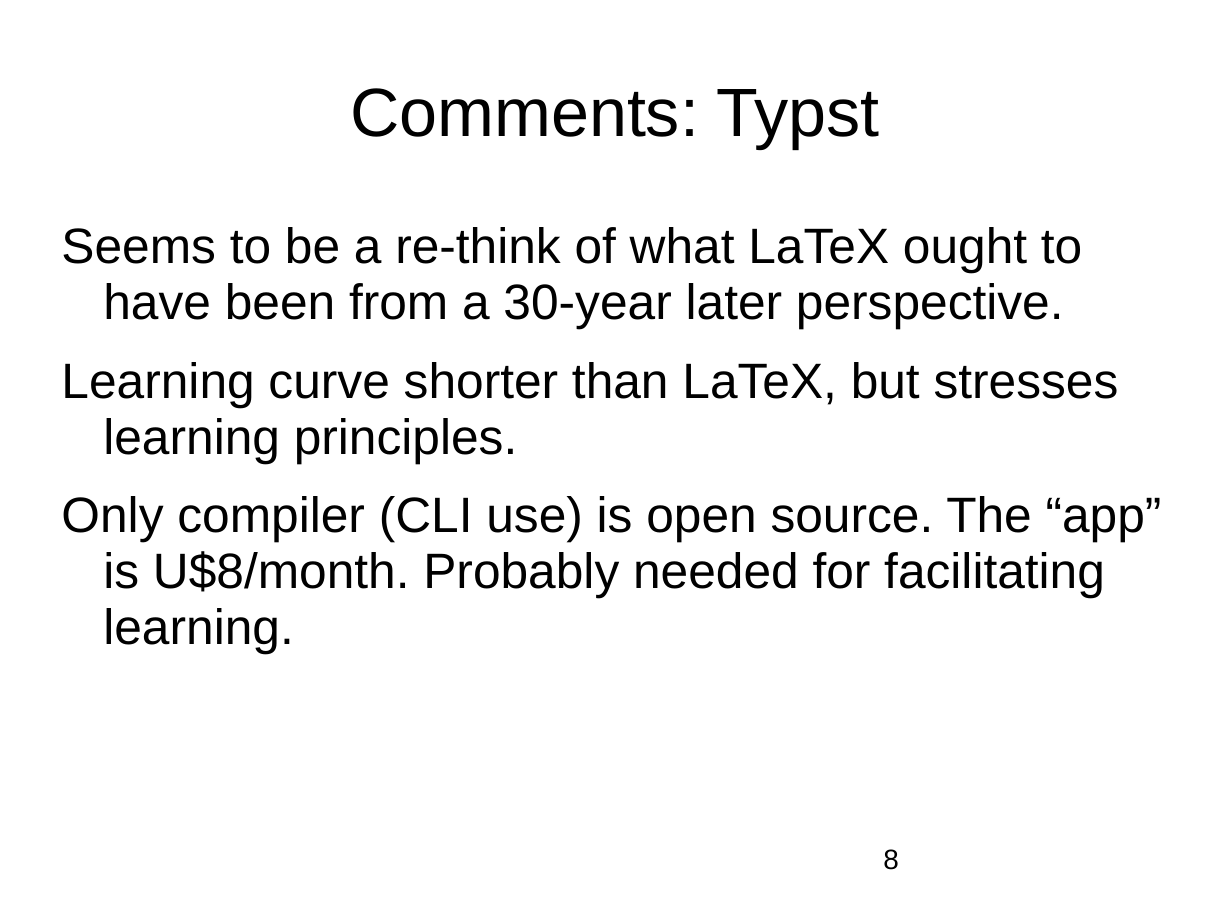
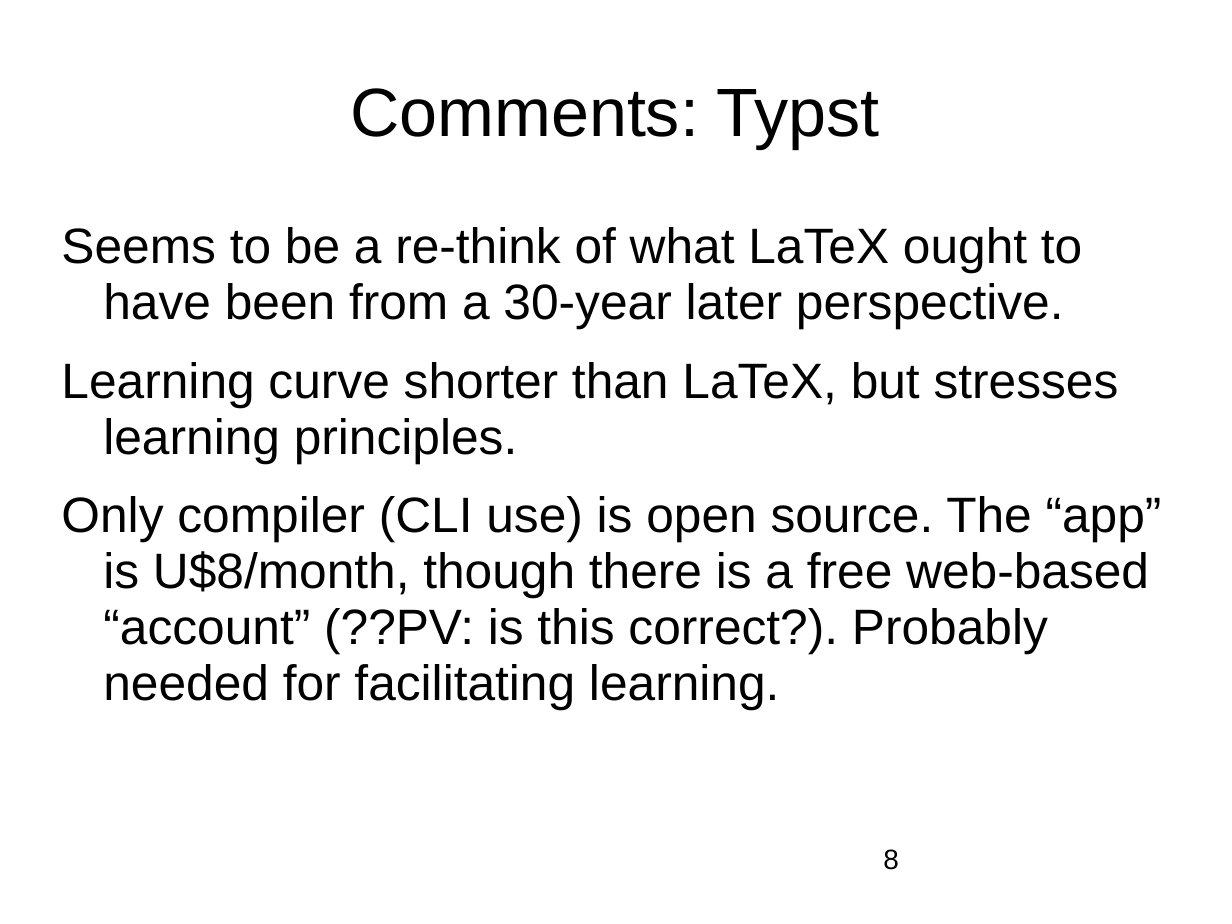
Before and after one commit to nashjc/Partridges, a slide deck: slide 8 of LinuxOttawa20260108.odp. Drawn at 1232x924 pixels with LibreOffice and Linux fonts; fonts in the diff are those of the drawing; background and template pictures are left out. Boxes give left, top, right and bottom in pixels: in the first picture for what was removed or moved away, otherwise in the second. Text is boxed around its words. In the diff, an @@ line names an element or a change of style, - is before the commit and + after.

Commit message:
adjustment

```diff
--- a/LinuxOttawa20260108.odp
+++ b/LinuxOttawa20260108.odp
@@ text at [61, 496, 1162, 710]: text changed @@
-Only compiler (CLI use) is open source. The “app” is U$8/month. Probably needed for facilitating learning.
+Only compiler (CLI use) is open source. The “app” is U$8/month, though there is a free web-based “account” (??PV: is this correct?). Probably needed for facilitating learning.
```
